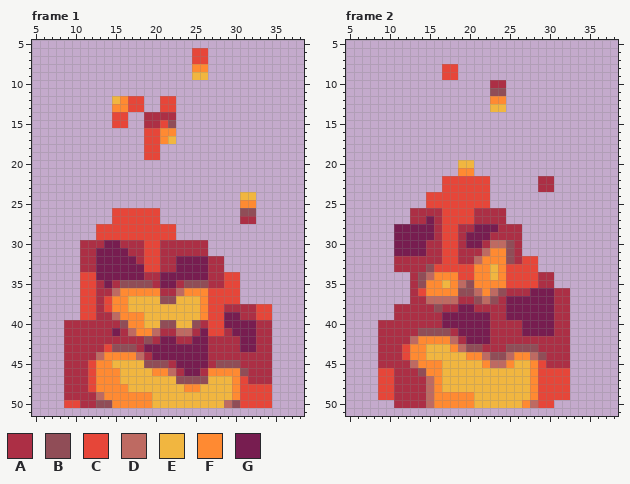
A pixel-art file gets an edit: 25/SW/src/assets/fire.aseprite. Above is the file before it was changed.
43x59 pixels, 8 frames. Shown: frame 1: x 5..38, y 5..51; frame 2: x 5..38, y 5..51. The commit also changed other frames, which this record leaves out.
Palette (. is transparent): A #ac2f45  B #904d57  C #e64639  D #be6a62  E #f1b640  F #ff8a32  G #771d50
Pixels before, frame 1, first column x 9:
 6 ................CC........
 7 ................CC........
 8 ................FF........
 9 ................EE........
10 ..........................
11 ..........................
12 ......EFCC..CC............
13 ......FFCC..CC............
14 ......CC..AAAA............
15 ......CC..AACB............
16 ..........CCFF............
17 ..........CCFE............
18 ..........CC..............
19 ..........CC..............
20 ..........................
21 ..........................
22 ..........................
23 ..........................
24 ......................EE..
25 ......................FF..
26 ......CCCCCC..........BB..
27 ......CCCCCC..........AA..
28 ....CCCCCCCCCC............
29 ....CCCCCCCCCC............
30 ..AAAGGAAACCAAAAAA........
31 ..AAGGGGAACCAAAAAA........
32 ..AAGGGGGACCAAGGGGAA......
33 ..AAGGGGGGCCAAGGGGAA......
34 ..CCGGGGGGAAGGGGGGAACC....
35 ..CCAGABBBBAGGABBBAACC....
36 ..CCAADFFFFFAADFFFCCCC....
37 ..CCACFFEEEEBBEEEFCCCC....
38 ..CCACFFEEEEEEEEEFCCAAAACC
39 ..CCAADFFFEEEEEEEFCCGGAACC
40 AAAAAAABFFEEBBEEBACCGGGGAA
41 AAAAAAGADFFDAADDAGCCAGGGAA
42 AAAAAAAAAABAGGAAGGAAAAGGAA
43 AAAAACBBBAGGGGGGGGAAAAGGAA
44 AAAADFFFFDAGGGGGGGAAAAAAAA
45 AAACFFEEEEBBBAGGGGABBBAAAA
46 AAACFFFEEEEFFDAGGAFFFFBAAA
47 AAACFFFEEEEEEEBBBBEEEFCAAA
48 AAACFFFFEEEEEEEFFEEEEFCCCC
49 AAAADFFFFFFEEEEEEEEEEFCCCC
50 CCAABBFFFFFEEEEEEEEEDBCCCC
Pixels before, frame 2, first column x 9:
 8 ........CC..............
 9 ........CC..............
10 ..............AA........
11 ..............BB........
12 ..............FF........
13 ..............EE........
14 ........................
15 ........................
16 ........................
17 ........................
18 ........................
19 ........................
20 ..........EE............
21 ..........FF............
22 ........CCCCCC......AA..
23 ........CCCCCC......AA..
24 ......CCCCCCCC..........
25 ......CCCCCCCC..........
26 ....AAAACCCCAAAA........
27 ....AAGACCCCAAAA........
28 ..GGGGGACCAAGGGAAA......
29 ..GGGGGACCAGGGAAAA......
30 ..GGGGAACCAGGADDBA......
31 ..GGGGAACCAAADFFBA......
32 ..AAAAAACCAADFFFBACC....
33 ..AAAABCCCCCFFEFCCCC....
34 ....ABDFFFCCFFEFCCCCAA..
35 ....ABFFEFDBFFFFCCCCAA..
36 ....ACFFFFBBDFDBAAAGGGAA
37 ....AADDDDAABDBAGGGGGGAA
38 ..AAAAABAAGGAAAAGGGGGGAA
39 ..AAAAAAGGGGGGAAGGGGGGAA
40 AAAAAAAAGGGGGGAAAAGGGGAA
41 AAAAABBBBAGGGGAAAAGGGGAA
42 AAAADFFFFDAGGGAAAAAAAAAA
43 AAACFFEEEFDBBAAABBBBAAAA
44 AAACFFEEEEEFFDBBDFFDBAAA
45 AAAADFFFEEEEEFDDFEEFCAAA
46 CCAAABFFEEEEEEEEEEEFCCCC
47 CCAAAADFEEEEEEEEEEEFCCCC
48 CCAAAADFEEEEEEEEEEEFCCCC
49 CCAAAADFFFFFEEEEEEEFCCCC
50 ..AAAADFFFFFEEEEEEFDCC..
And afterwards:
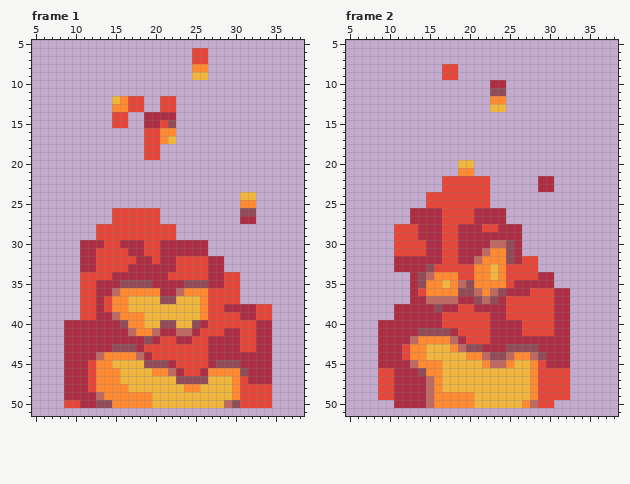
Message: Improved fire and fireplace colors.
Diff:
Frame 1:
The author changed colour C to colour A in row 32 at x 19; in row 33 at x 19 to 20; in row 43 at x 14.
The author changed colour G to colour A in row 33 at x 17 to 18; in row 34 at x 15 to 18 and 21; in row 35 at x 14 and 21 to 22; in row 41 at x 15 and 30.
The author changed colour G to colour C in row 30 at x 14 to 15; in row 31 at x 13 to 16; in row 32 at x 13 to 17 and 23 to 26; in row 33 at x 13 to 16 and 23 to 26; in row 34 at x 13 to 14 and 22 to 26; in row 39 at x 29 to 30.
The author changed colour G to colour C in row 40 at x 29 to 32; in row 41 at x 26 and 31 to 32; in row 42 at x 21 to 22, 25 to 26 and 31 to 32; in row 43 at x 19 to 26 and 31 to 32; in row 44 at x 20 to 26; in row 45 at x 23 to 26.
The author changed colour G to colour C in row 46 at x 24 to 25.
Frame 2:
The author changed colour C to colour A in row 35 at x 26 to 28.
The author changed colour G to colour A in row 27 at x 15; in row 28 at x 14 to 15 and 21; in row 29 at x 14 to 15 and 20 to 22; in row 30 at x 20 to 21.
The author changed colour G to colour C in row 28 at x 11 to 13 and 22 to 23; in row 29 at x 11 to 13; in rows 30 to 31 at x 11 to 14; in row 36 at x 28 to 30; in row 37 at x 25 to 30; in row 38 at x 19 to 20 and 25 to 30.
The author changed colour G to colour C in row 39 at x 17 to 22 and 25 to 30; in row 40 at x 17 to 22 and 27 to 30; in row 41 at x 19 to 22 and 27 to 30; in row 42 at x 20 to 22.
